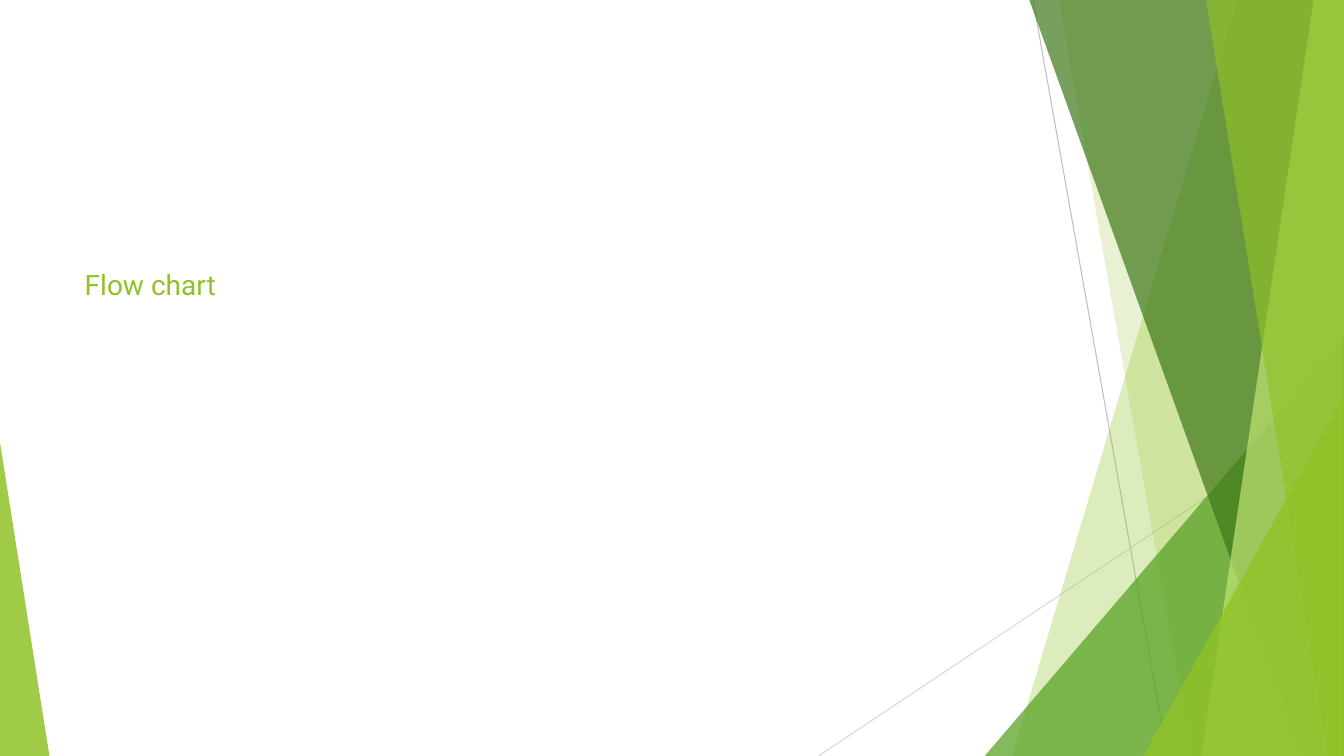
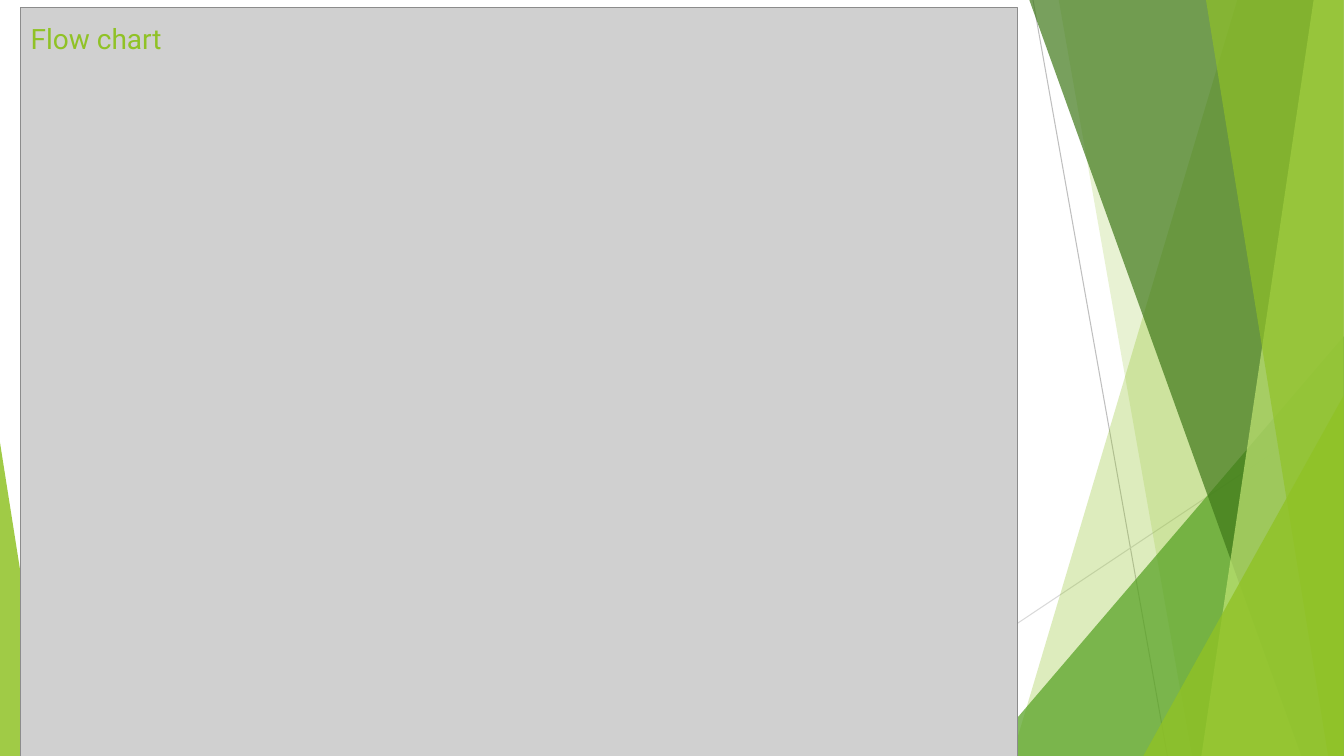
Before and after one commit to djklup/Capstone, a slide deck: slide 9 of TestBuilders.pptx. Drawn at 1344x756 pixels with LibreOffice and Linux fonts; fonts in the diff are those of the drawing; grey boxes stand for pictures. Boxes give left, top, right and bottom in pixels: in the first picture for what was removed or moved away, otherwise in the second. Text is boxed around its words. In the diff, an @@ line names an element or a change of style, - is before the commit and + after.

```diff
--- a/TestBuilders.pptx
+++ b/TestBuilders.pptx
@@ title "Flow chart": place and size @@
-title "Flow chart" at (85, 274, 216, 296)
+title "Flow chart" at (31, 28, 162, 50)
@@ picture added at (20, 8, 1017, 756) @@
```
Also in this commit, not shown: 3 slides added, 1 slide removed.
